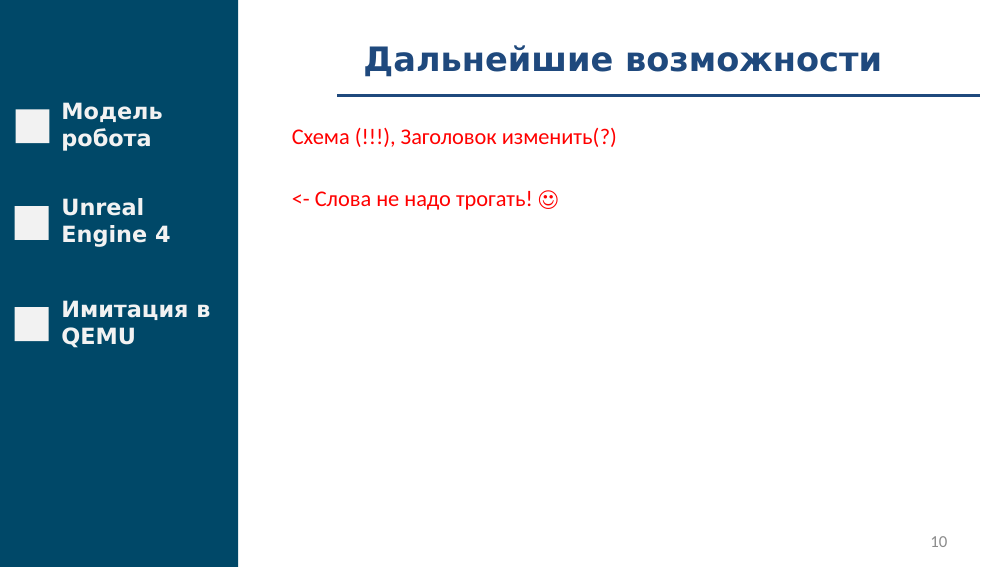
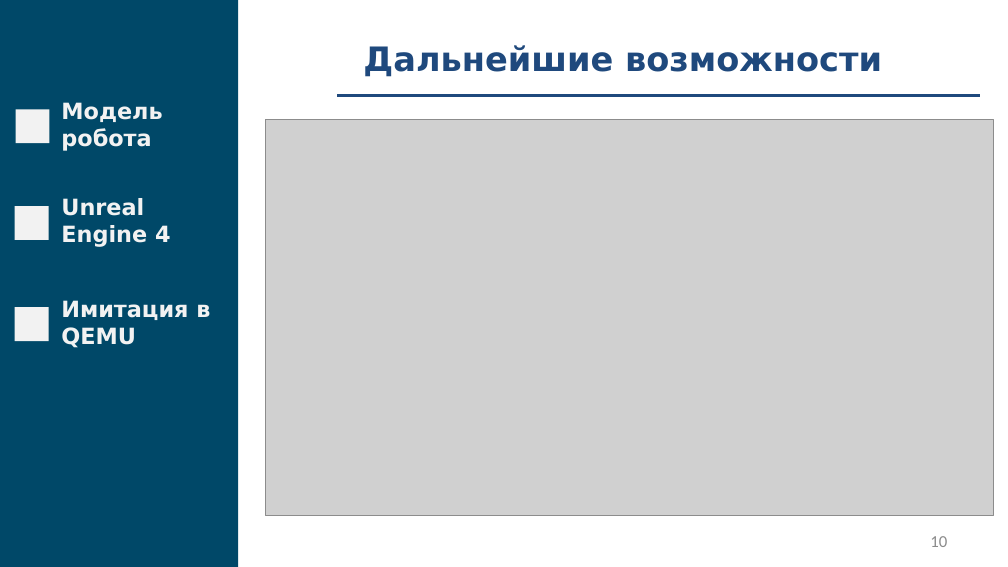
Before and after one commit to fanglores/Gagarin-2022, a slide deck: slide 10 of doc/Presentation.pptx. Drawn at 1008x567 pixels with LibreOffice and Linux fonts; fonts in the diff are those of the drawing; grey boxes stand for pictures. Boxes give left, top, right and bottom in pixels: in the first picture for what was removed or moved away, otherwise in the second. Text is boxed around its words. In the diff, an @@ line names an element or a change of style, - is before the commit and + after.

```diff
--- a/doc/Presentation.pptx
+++ b/doc/Presentation.pptx
@@ picture added at box(265, 120, 993, 516) @@
@@ text removed at box(292, 128, 617, 210) @@
-Схема (!!!), Заголовок изменить(?)
-<- Слова не надо трогать! ☺
```
